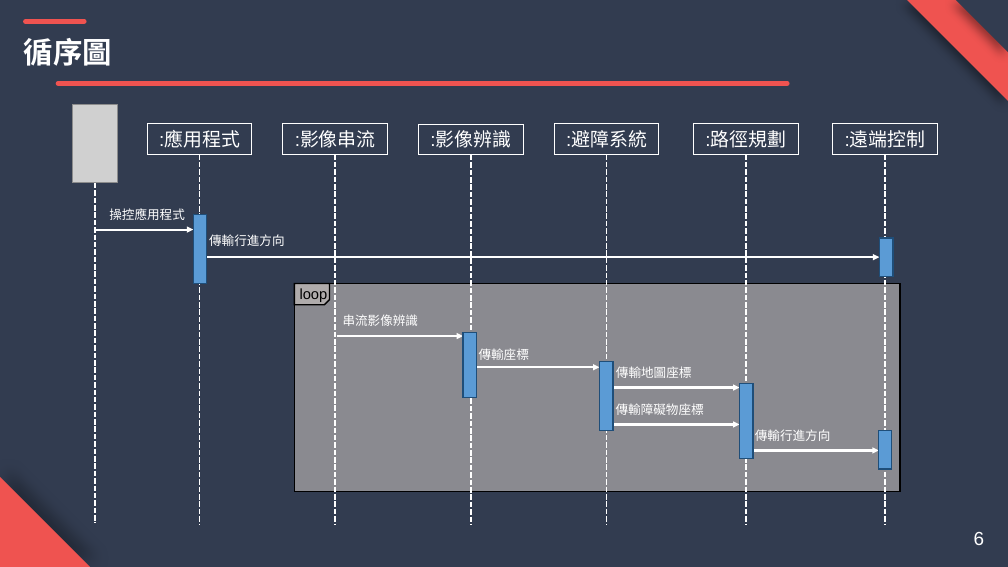
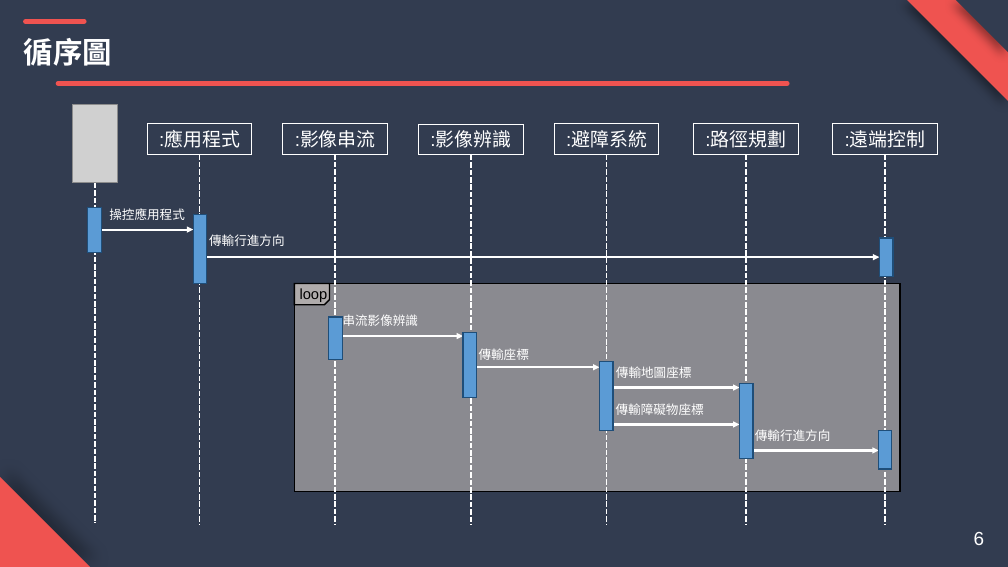
Before and after one commit to Taros1998/0524073, a slide deck: slide 6 of 系統分析＿第18組.pptx. Drawn at 1008x567 pixels with LibreOffice and Linux fonts; fonts in the diff are those of the drawing; grey boxes stand for pictures. Boxes give left, top, right and bottom in pixels: in the first picture for what was removed or moved away, otherwise in the second. Text is boxed around its words. In the diff, an @@ line names an element or a change of style, - is before the commit and + after.

Commit message:
期末報告

```diff
--- a/系統分析＿第18組.pptx
+++ b/系統分析＿第18組.pptx
@@ rectangle added at bbox=[88, 208, 101, 253], fill #5B9BD5, outline #1F4E79 1.25 pt @@
@@ rectangle added at bbox=[329, 317, 343, 359], fill #5B9BD5, outline #1F4E79 1.25 pt @@
```
